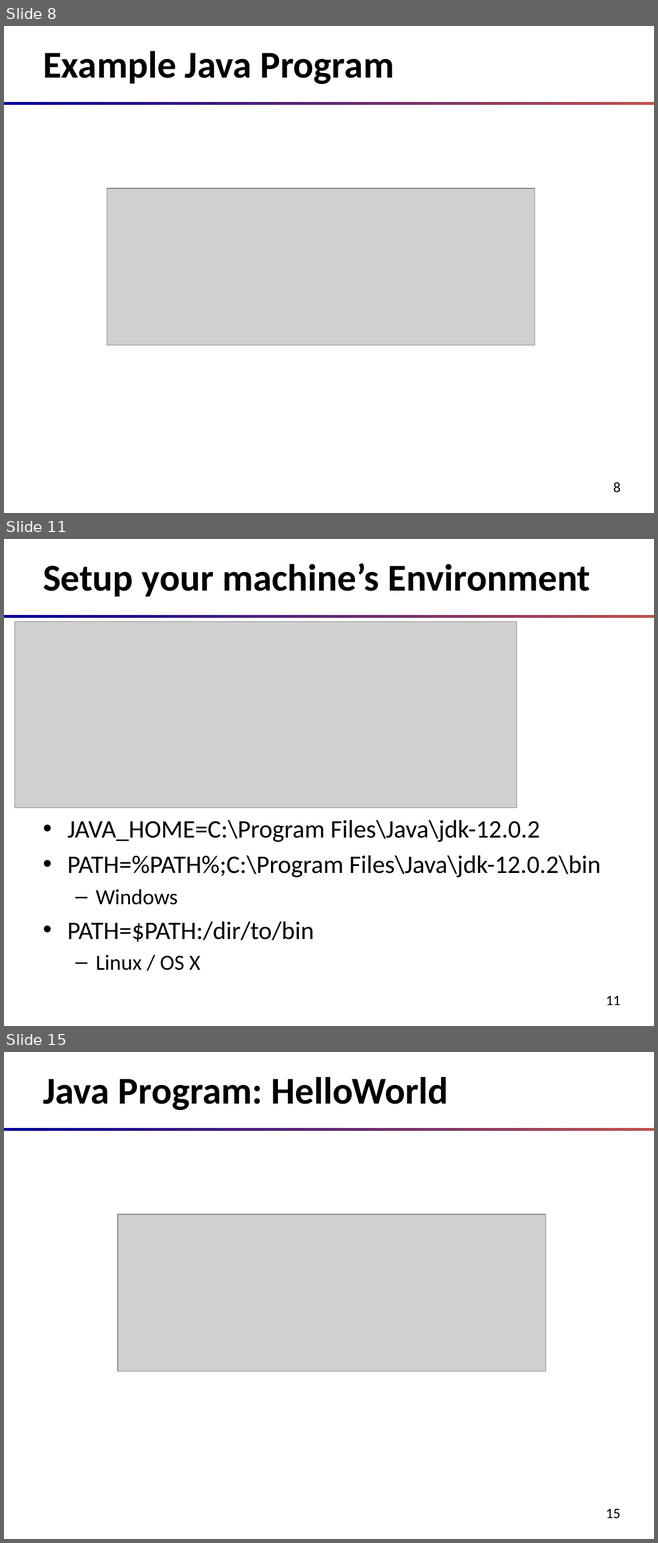
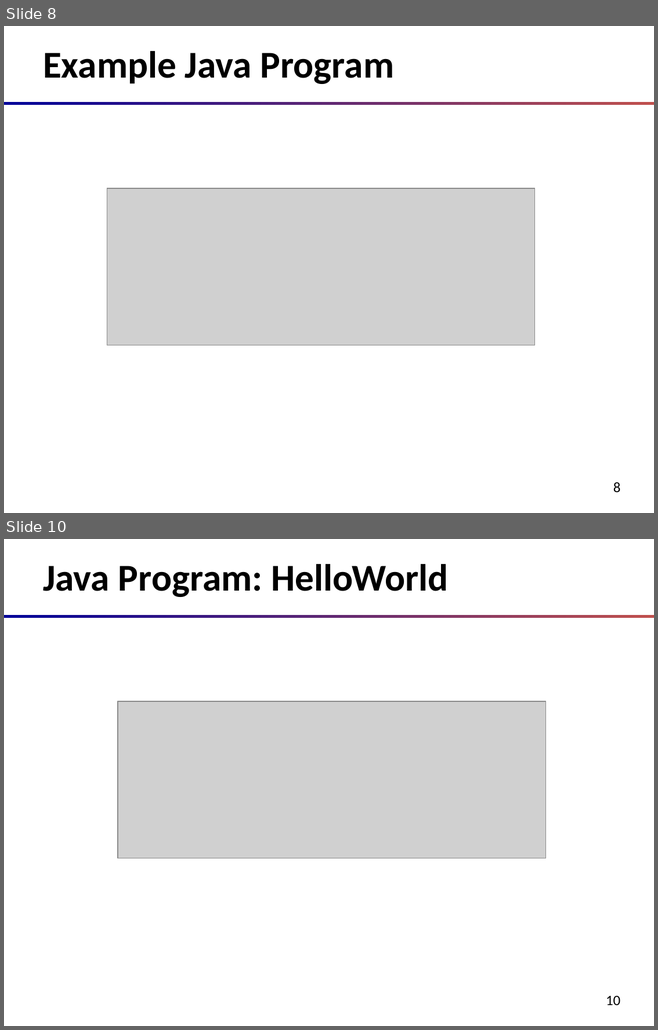
Before and after one commit to oxbot/battleship, a slide deck: slides/c01-Introduction.to.Java.pptx. Shown one above the other, each under a label of ours: slides 8, 11 and 15 before the commit, slides 8 and 10 after it; the slides between them are not shown. The pictures are 658x1543 and 658x1030 pixels, drawn with LibreOffice and Linux fonts; fonts in the diff are those of the drawing; grey boxes stand for pictures. Boxes give left, top, right and bottom in pixels: in the first picture for what was removed or moved away, otherwise in the second. Text is boxed around its words. In the diff, an @@ line names an element or a change of style, - is before the commit and + after.

```diff
--- a/slides/c01-Introduction.to.Java.pptx
+++ b/slides/c01-Introduction.to.Java.pptx
@@ slide 11 removed at (4,539,654,1026), background #FFFFFF; not listed: 2 template elements that a slide beside it also shows @@
@@ title removed at (43,563,590,597) @@
-Setup your machine’s Environment
@@ picture removed at (15,621,517,808) @@
@@ text removed at (67,820,600,971) @@
-• JAVA_HOME=C:\Program Files\Java\jdk-12.0.2
-• PATH=%PATH%;C:\Program Files\Java\jdk-12.0.2\bin
-  – Windows
-• PATH=$PATH:/dir/to/bin
-  – Linux / OS X
@@ what was slide 15 is now slide 10 @@
@@ page number at (605,996,620,1005): text changed @@
-15
+10
```
Also in this commit, not shown: 1 slide added, 5 other slides removed, 2 other files.
